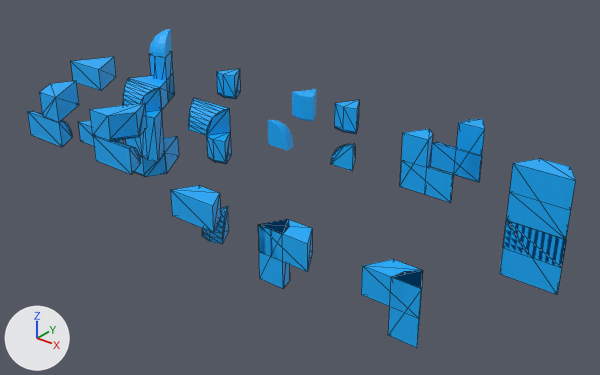
An edit to the glTF model minecraft/project/assets/Marching/Prism.glb, drawn before and after from the same camera.
The view is the same before and after, from a 50 mm camera at (22.27, -12.1, 7.27) aimed at (13.06, -0.59, 0.13). Lighting does not change. The marker at lower left points along +X, +Y and +Z. The older version comes first. Mesh edges are drawn as thin lines on the coarser meshes. Vertices at exactly the same position are counted once.

The older version as bpy lines, for what is in view:
```python
ob_000011_prism = bpy.data.objects.new('000011_Prism', me_circle_245)
ob_000011_prism.location = (9.0, -1.15, 1.5)
ob_011000_prism = bpy.data.objects.new('011000_Prism', me_circle_246)
ob_011000_prism.location = (9.0, -1.15, -0.5)
ob_011011_prism = bpy.data.objects.new('011011_Prism', me_circle_266)
ob_011011_prism.location = (9.0, -1.15, 0.5)
ob_100000_prism = bpy.data.objects.new('100000_Prism', me_circle_240)
ob_100000_prism.location = (11.5, -1.44, 0.5)
ob_100010_prism = bpy.data.objects.new('100010_Prism', me_circle_249)
ob_100010_prism.location = (14.0, -0.58, 1.5)
ob_100011_prism = bpy.data.objects.new('100011_Prism', me_circle_255)
ob_100011_prism.location = (11.0, -0.58, 1.5)
# also in view: '011010_Prism' at (17.0, -3.23, 0.5); '001011_Prism' at (16.0, -0.65, 1.5); '010011_Prism' at (16.0, 0.35, 1.5); '100100_Prism' at (9.5, -1.12, 0.5); '101011_Prism' at (11.0, -3.01, 1.5)
```
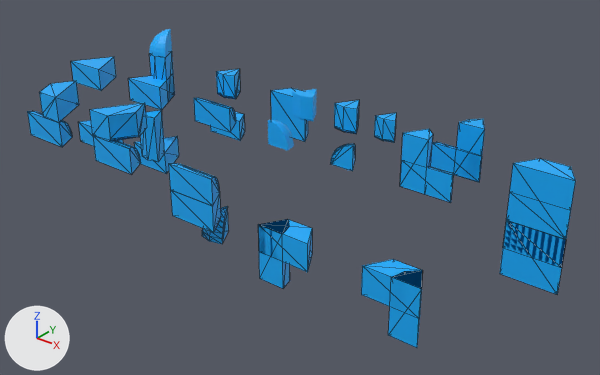
Diff of the bpy script that builds the scene:
```diff
--- a/minecraft/project/assets/Marching/Prism.glb.py
+++ b/minecraft/project/assets/Marching/Prism.glb.py
@@ me_circle_245 @@
 # used by ob_000011_prism; location = (9.0, -1.15, 1.5)
-me_circle_245.from_pydata(...)  # 20 vertices, 36 faces; spans x -0.5..0.5, y -0.144..0.289, z -0.5..0.0
+me_circle_245.from_pydata(...)  # 20 vertices, 36 faces; spans x -0.5..0.5, y -0.289..0.144, z -0.5..0.0
+# me_circle_245 part 1: the whole mesh is turned 180 degrees about the z axis through the mesh origin
 me_circle_245.materials.append(mat_water)
@@ me_circle_246 @@
 # used by ob_011000_prism; location = (9.0, -1.15, -0.5)
-me_circle_246.from_pydata(...)  # 16 vertices, 28 faces; spans x -0.5..0.5, y -0.144..0.289, z 0.0..0.5
+me_circle_246.from_pydata(...)  # 16 vertices, 28 faces; spans x -0.5..0.5, y -0.289..0.144, z 0.0..0.5
+# me_circle_246 part 2: the whole mesh is turned -180 degrees about the z axis through the mesh origin
 me_circle_246.materials.append(mat_water)
@@ me_circle_255 @@
 # used by ob_100011_prism; location = (11.0, -0.58, 1.5)
-me_circle_255.from_pydata(...)  # 40 vertices, 72 faces; spans x -0.5..0.5, y -0.722..0.577, z -0.5..0.5
+me_circle_255.from_pydata(...)  # 40 vertices, 72 faces; spans x -0.5..0.5, y -0.289..0.577, z -0.5..0.5
+# me_circle_255 part 3: the loose piece of 20 vertices spanning x -0.5..0.5, y -0.722..-0.289, z -0.5..0.0 is turned 180 degrees about the z axis through its middle, then moved by (0.0, 0.433, 0.0)
 me_circle_255.materials.append(mat_water)
@@ me_circle_266 @@
 # used by ob_011011_prism; location = (9.0, -1.15, 0.5)
-me_circle_266.from_pydata(...)  # 8 vertices, 12 faces; spans x -0.5..0.5, y -0.144..0.289, z -0.5..0.5
+me_circle_266.from_pydata(...)  # 8 vertices, 12 faces; spans x -0.5..0.5, y -0.289..0.144, z -0.5..0.5
+# me_circle_266 part 4: the whole mesh is turned 180 degrees about the z axis through the mesh origin
 me_circle_266.materials.append(mat_water)
@@ ob_100000_prism @@
 ob_100000_prism = bpy.data.objects.new('100000_Prism', me_circle_240)
-ob_100000_prism.location = (11.5, -1.44, 0.5)
+ob_100000_prism.location = (13.5, 1.56, 0.5)
@@ ob_000011_prism @@
 ob_000011_prism = bpy.data.objects.new('000011_Prism', me_circle_245)
-ob_000011_prism.location = (9.0, -1.15, 1.5)
+ob_000011_prism.location = (13.0, -3.15, 1.5)
@@ ob_011000_prism @@
 ob_011000_prism = bpy.data.objects.new('011000_Prism', me_circle_246)
-ob_011000_prism.location = (9.0, -1.15, -0.5)
+ob_011000_prism.location = (9.0, 1.85, -0.5)
@@ ob_011011_prism @@
 ob_011011_prism = bpy.data.objects.new('011011_Prism', me_circle_266)
-ob_011011_prism.location = (9.0, -1.15, 0.5)
+ob_011011_prism.location = (11.0, 1.85, 0.5)
```

Changed parts and their boxes (x1, y1, x2, y2) in the pictures (600 x 375 px; the box of a moved part takes in the faces that stretch with it):
'000011_Prism', moved, turned: before (122, 78, 162, 112); after (169, 163, 220, 206)
'100011_Prism', reshaped (11% narrower): before (188, 69, 240, 136); after (194, 69, 240, 132)
'011011_Prism', moved, turned: before (126, 137, 142, 156); after (271, 88, 308, 142)
'100000_Prism', moved: before (206, 132, 231, 164); after (374, 113, 396, 143)
'011000_Prism', moved, turned: before (134, 154, 167, 177); after (210, 111, 245, 141)
part 3 of me_circle_255, moved or reshaped: before (188, 98, 230, 136); after (194, 98, 236, 132)
